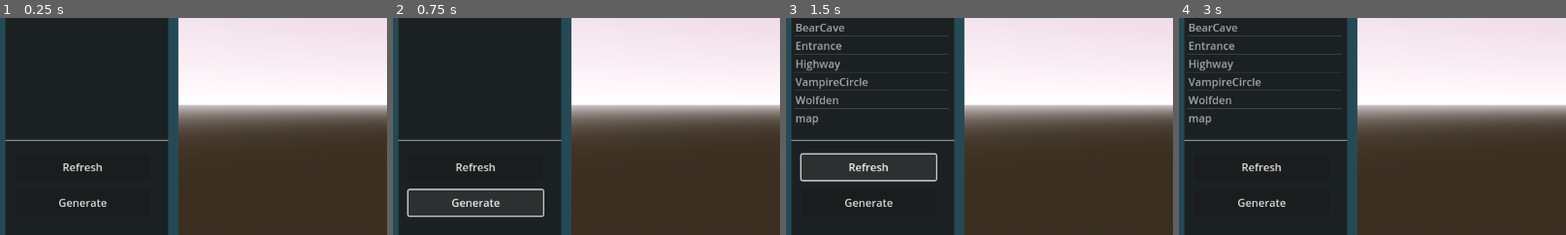
Above: before the commit, frames 1-4 (left to right).
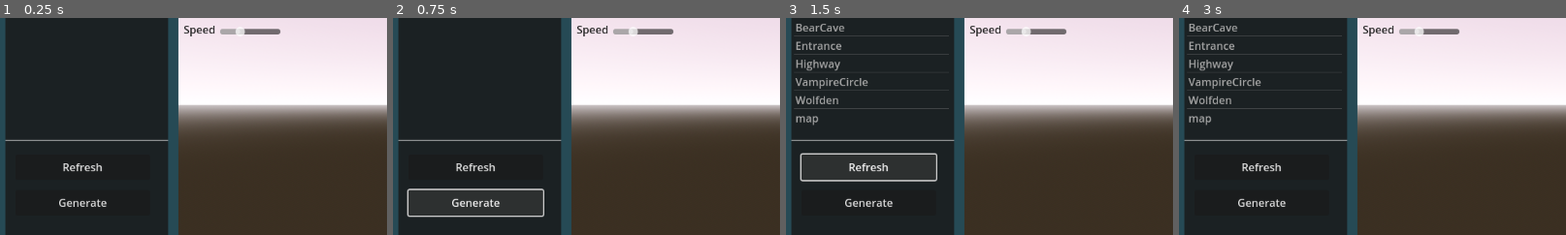
Above: after the commit, the same moments.

Repository: Tonsak09/ScrawlRenderer
Game: Godot game, scene res://Scenes/Main.tscn
The game is run twice, just before and just after one commit, with the same random seed, the same clock (stepped at 60 frames per second) and the same inputs.
Inputs (mouse positions are % of the whole screen's width and height, from its top left):
- Up to frame 1 (0.25 s): no input
- Up to frame 2 (0.75 s): click "Generate" at 0.5 s
- Up to frame 3 (1.5 s): click "Refresh" at 1.25 s
- Up to frame 4 (3 s): tap Enter at 2 s; move the mouse to (72, 45) at 2.02 s; hold D (Right) 2.03-2.78 s; right-click (72, 45) at 2.1 s; move the mouse to (30, 55) at 2.77 s; hold S (Backward) from 2.78 s (still down); click (30, 55) at 2.85 s
The pictures show only the part of the screen within x 0-50%, y 11-61%; the shares and areas given below are measured in that part.

The runs differ from the first frame. In frame 1, 0.6% of the frame differs, in the area x 47-73%, y 3-9%; in frame 2, 0.6%; in frame 3, 0.6%; in frame 4, 0.6%.

Commit message:
Camera controls

Diff:
--- a/scrawl3d/Scenes/Main.tscn
+++ b/scrawl3d/Scenes/Main.tscn
@@ -34,6 +34,9 @@
 
 [sub_resource type="BoxMesh" id="BoxMesh_pvhj1"]
 
+[sub_resource type="LabelSettings" id="LabelSettings_5ty72"]
+font_color = Color(0.144063, 0.144063, 0.144063, 1)
+
 [node name="World" type="Control"]
 layout_mode = 3
 anchors_preset = 15
@@ -60,29 +63,38 @@
 grow_vertical = 2
 color = Color(0.148273, 0.290083, 0.331237, 1)
 
-[node name="TabContainer" type="TabContainer" parent="."]
+[node name="ViewportHolder" type="Control" parent="."]
 layout_mode = 1
 anchors_preset = 15
 anchor_right = 1.0
 anchor_bottom = 1.0
 offset_left = 265.0
-offset_top = 39.0
+offset_top = 70.0
 offset_right = -14.0
 grow_horizontal = 2
 grow_vertical = 2
+
+[node name="Viewports" type="TabContainer" parent="ViewportHolder"]
+layout_mode = 1
+anchors_preset = 15
+anchor_right = 1.0
+anchor_bottom = 1.0
+offset_top = -31.0
+grow_horizontal = 2
+grow_vertical = 2
 current_tab = 0
 
-[node name="3D" type="SubViewportContainer" parent="TabContainer"]
+[node name="3D" type="SubViewportContainer" parent="ViewportHolder/Viewports"]
 layout_mode = 2
 stretch = true
 metadata/_tab_index = 0
 
-[node name="SubViewport" type="SubViewport" parent="TabContainer/3D"]
+[node name="SubViewport" type="SubViewport" parent="ViewportHolder/Viewports/3D"]
 handle_input_locally = false
 size = Vector2i(873, 578)
 render_target_update_mode = 4
 
-[node name="ColorRect2" type="ColorRect" parent="TabContainer/3D/SubViewport"]
+[node name="ColorRect2" type="ColorRect" parent="ViewportHolder/Viewports/3D/SubViewport"]
 visible = false
 anchors_preset = 15
 anchor_right = 1.0
@@ -91,7 +103,7 @@
 grow_vertical = 2
 color = Color(0.262932, 0.262932, 0.262932, 1)
 
-[node name="2DRenderingImport" type="Control" parent="TabContainer/3D/SubViewport"]
+[node name="2DRenderingImport" type="Control" parent="ViewportHolder/Viewports/3D/SubViewport"]
 visible = false
 layout_mode = 3
 anchors_preset = 15
@@ -103,52 +115,84 @@
 mapData = "./Maps/map.json"
 colors = Array[Color]([Color(0.839216, 0, 0, 1), Color(0, 0.886275, 0, 1), Color(0, 0, 0.831373, 1)])
 
-[node name="3DWorld" type="Node3D" parent="TabContainer/3D/SubViewport"]
-
-[node name="DebugSpheres" type="Node3D" parent="TabContainer/3D/SubViewport/3DWorld"]
-visible = false
-
-[node name="Node3D" type="MeshInstance3D" parent="TabContainer/3D/SubViewport/3DWorld/DebugSpheres"]
+[node name="3DWorld" type="Node3D" parent="ViewportHolder/Viewports/3D/SubViewport"]
+
+[node name="DebugSpheres" type="Node3D" parent="ViewportHolder/Viewports/3D/SubViewport/3DWorld"]
+visible = false
+
+[node name="Node3D" type="MeshInstance3D" parent="ViewportHolder/Viewports/3D/SubViewport/3DWorld/DebugSpheres"]
 transform = Transform3D(1, 0, 0, 0, 1, 0, 0, 0, 1, -3, 0, 27.96)
 mesh = SubResource("SphereMesh_8tqrq")
 skeleton = NodePath("../../RenderedWorld")
 
-[node name="Node3D2" type="MeshInstance3D" parent="TabContainer/3D/SubViewport/3DWorld/DebugSpheres"]
+[node name="Node3D2" type="MeshInstance3D" parent="ViewportHolder/Viewports/3D/SubViewport/3DWorld/DebugSpheres"]
 transform = Transform3D(1, 0, 0, 0, 1, 0, 0, 0, 1, 0, 0, 27.96)
 mesh = SubResource("SphereMesh_8tqrq")
 skeleton = NodePath("../../RenderedWorld")
 
-[node name="Node3D3" type="MeshInstance3D" parent="TabContainer/3D/SubViewport/3DWorld/DebugSpheres"]
+[node name="Node3D3" type="MeshInstance3D" parent="ViewportHolder/Viewports/3D/SubViewport/3DWorld/DebugSpheres"]
 transform = Transform3D(1, 0, 0, 0, 1, 0, 0, 0, 1, 3, 0, 27.96)
 mesh = SubResource("SphereMesh_8tqrq")
 skeleton = NodePath("../../RenderedWorld")
 
-[node name="RenderedWorld" type="Node3D" parent="TabContainer/3D/SubViewport/3DWorld"]
-
-[node name="SampleMesh" type="MeshInstance3D" parent="TabContainer/3D/SubViewport/3DWorld/RenderedWorld"]
+[node name="RenderedWorld" type="Node3D" parent="ViewportHolder/Viewports/3D/SubViewport/3DWorld"]
+
+[node name="SampleMesh" type="MeshInstance3D" parent="ViewportHolder/Viewports/3D/SubViewport/3DWorld/RenderedWorld"]
 transform = Transform3D(1, 0, 0, 0, 1, 0, 0, 0, 1, 0, 0.471731, 0)
 material_override = SubResource("ShaderMaterial_w6vjb")
 mesh = SubResource("BoxMesh_pvhj1")
 
-[node name="Camera3D" type="Camera3D" parent="TabContainer/3D/SubViewport/3DWorld/RenderedWorld"]
+[node name="Camera3D" type="Camera3D" parent="ViewportHolder/Viewports/3D/SubViewport/3DWorld/RenderedWorld"]
 transform = Transform3D(1, 0, 0, 0, 0.924033, 0.382313, 0, -0.382313, 0.924033, 0, 10.3461, 11.1936)
 script = ExtResource("3_td78p")
 speed = 15.0
 mouseSpeed = 0.001
 
-[node name="MeshGenerator" type="Node" parent="TabContainer/3D/SubViewport/3DWorld" node_paths=PackedStringArray("world", "mapList", "meshRenderer", "hasRoofCheckBox", "triangleCorners")]
+[node name="MeshGenerator" type="Node" parent="ViewportHolder/Viewports/3D/SubViewport/3DWorld" node_paths=PackedStringArray("world", "mapList", "meshRenderer", "hasRoofCheckBox", "triangleCorners")]
 script = ExtResource("2_vwj1f")
 world = NodePath("../RenderedWorld")
-mapList = NodePath("../../../../../Controls/TabContainer/Import/MapList")
+mapList = NodePath("../../../../../../Controls/TabContainer/Import/MapList")
 height = 3.0
 meshRenderer = NodePath("../RenderedWorld/SampleMesh")
-hasRoofCheckBox = NodePath("../../../../../Controls/TabContainer/Import/CheckBox")
+hasRoofCheckBox = NodePath("../../../../../../Controls/TabContainer/Import/CheckBox")
 triangleCorners = [NodePath("../DebugSpheres/Node3D"), NodePath("../DebugSpheres/Node3D2"), NodePath("../DebugSpheres/Node3D3")]
 
-[node name="2D" type="Control" parent="TabContainer"]
+[node name="2D" type="Control" parent="ViewportHolder/Viewports"]
 visible = false
 layout_mode = 2
 metadata/_tab_index = 1
+
+[node name="Speed" type="Control" parent="ViewportHolder"]
+anchors_preset = 0
+offset_left = 8.0
+offset_right = 160.0
+offset_bottom = 40.0
+
+[node name="SpeedSlider" type="HSlider" parent="ViewportHolder/Speed"]
+layout_mode = 1
+anchors_preset = 4
+anchor_top = 0.5
+anchor_bottom = 0.5
+offset_left = 54.0
+offset_top = -11.0
+offset_right = 144.0
+offset_bottom = 20.0
+grow_vertical = 2
+max_value = 50.0
+step = 0.1
+value = 15.0
+
+[node name="Label" type="Label" parent="ViewportHolder/Speed"]
+layout_mode = 1
+anchors_preset = 4
+anchor_top = 0.5
+anchor_bottom = 0.5
+offset_top = -11.5
+offset_right = 48.0
+offset_bottom = 11.5
+grow_vertical = 2
+text = "Speed"
+label_settings = SubResource("LabelSettings_5ty72")
 
 [node name="Controls" type="Control" parent="."]
 layout_mode = 1
@@ -251,5 +295,6 @@
 tab_1/title = "Export"
 tab_2/title = "Multiplayer"
 
+[connection signal="value_changed" from="ViewportHolder/Speed/SpeedSlider" to="ViewportHolder/Viewports/3D/SubViewport/3DWorld/RenderedWorld/Camera3D" method="UpdateMoveSpeed"]
 [connection signal="pressed" from="Controls/TabContainer/Import/Refresh" to="Controls/TabContainer/Import/MapList" method="RefreshMaps"]
-[connection signal="pressed" from="Controls/TabContainer/Import/Generate3D" to="TabContainer/3D/SubViewport/3DWorld/MeshGenerator" method="GenerateOBJ"]
+[connection signal="pressed" from="Controls/TabContainer/Import/Generate3D" to="ViewportHolder/Viewports/3D/SubViewport/3DWorld/MeshGenerator" method="GenerateOBJ"]
--- a/scrawl3d/Scripts/CamController.gd
+++ b/scrawl3d/Scripts/CamController.gd
@@ -27,7 +27,7 @@
 		translate(Vector3.DOWN * speed * delta)
 
 func _unhandled_input(event: InputEvent) -> void:
-	if event is InputEventMouseMotion and event.button_mask & 1:
+	if event is InputEventMouseMotion and event.button_mask & MOUSE_BUTTON_MASK_RIGHT:
 		Input.mouse_mode = Input.MOUSE_MODE_CAPTURED
 		# modify accumulated mouse rotation
 		rotX += event.relative.x * mouseSpeed
@@ -38,3 +38,6 @@
 
 	if Input.is_action_just_released("Click"):
 		Input.mouse_mode = Input.MOUSE_MODE_VISIBLE
+
+func UpdateMoveSpeed(value: float):
+	speed = value
--- a/scrawl3d/Scripts/MeshGenerator.gd
+++ b/scrawl3d/Scripts/MeshGenerator.gd
@@ -21,6 +21,7 @@
 
 	triangulation.TrianglesUpdated.connect(UpdateWorldMesh)
 	triangulation.TriangleChecking.connect(UpdateTriangleVisual)
+
 func GenerateOBJ():
 
 	# Ensure valid
@@ -32,6 +33,10 @@
 
 	var path = "./Maps/" + name + ".json"
 
+	# Cleanup old
+	extrudedWalls.clear()
+	cap.clear()
+
 	# Access the file
 	var walls = AccessFilePositionalData(path)
 	var combined : Array
@@ -47,7 +52,6 @@
 
 		WriteToFile("./Output/" + name + ".obj", extrudedWalls, cap)
 		GenerateInWorld(extrudedWalls, cap)
-
 
 # Write array of 3D positions to a .obj file format
 func WriteToFile(path : String, polyGroups : Array, cap : Array):
@@ -148,22 +152,34 @@
 
 	return walls
 
-func ProcessPloygons(majors, walls : Array):
+func ProcessPloygons(polyGroup, walls : Array):
 
 	var sum : Vector2
 	var count : int
 
-	for major in majors:
+	for major in polyGroup:
 		print_debug("This polygon has " + str(major.size()) + " shapes")
-		for wall in major:
-			for v in wall.size():
-				var pos = Vector2(wall[v][0], wall[v][1]) / 10
-				wall[v][0] = pos.x
-				wall[v][1] = pos.y
+
+		var index = 0
+		for polygon in major:
+
+			# TODO: If more than one shape, any shape after the first
+			#       should be a hole that cuts out the main polygon
+
+			# Skip hole polygons
+			if index > 0:
+				continue
+
+			# Verticies in the polygon
+			for v in polygon.size():
+				var pos = Vector2(polygon[v][0], polygon[v][1]) / 10
+				polygon[v][0] = pos.x
+				polygon[v][1] = pos.y
 				sum += pos
 				count += 1
-
-			walls.push_back(wall)
+				index += 1
+
+			walls.push_back(polygon)
 
 	var avg = sum / count
 	for wall in walls:
--- a/scrawl3d/project.godot
+++ b/scrawl3d/project.godot
@@ -49,6 +49,6 @@
 }
 Click={
 "deadzone": 0.5,
-"events": [Object(InputEventMouseButton,"resource_local_to_s …(202 unchanged characters)… ctor2(0, 0),"factor":1.0,"button_index":1,"canceled":false,"pressed":false,"double_click":false,"script":null)
+"events": [Object(InputEventMouseButton,"resource_local_to_s …(202 unchanged characters)… ctor2(0, 0),"factor":1.0,"button_index":2,"canceled":false,"pressed":false,"double_click":false,"script":null)
 ]
 }
Not shown: 1 places in scrawl3d/Scenes/Main.tscn that only renumber resources
